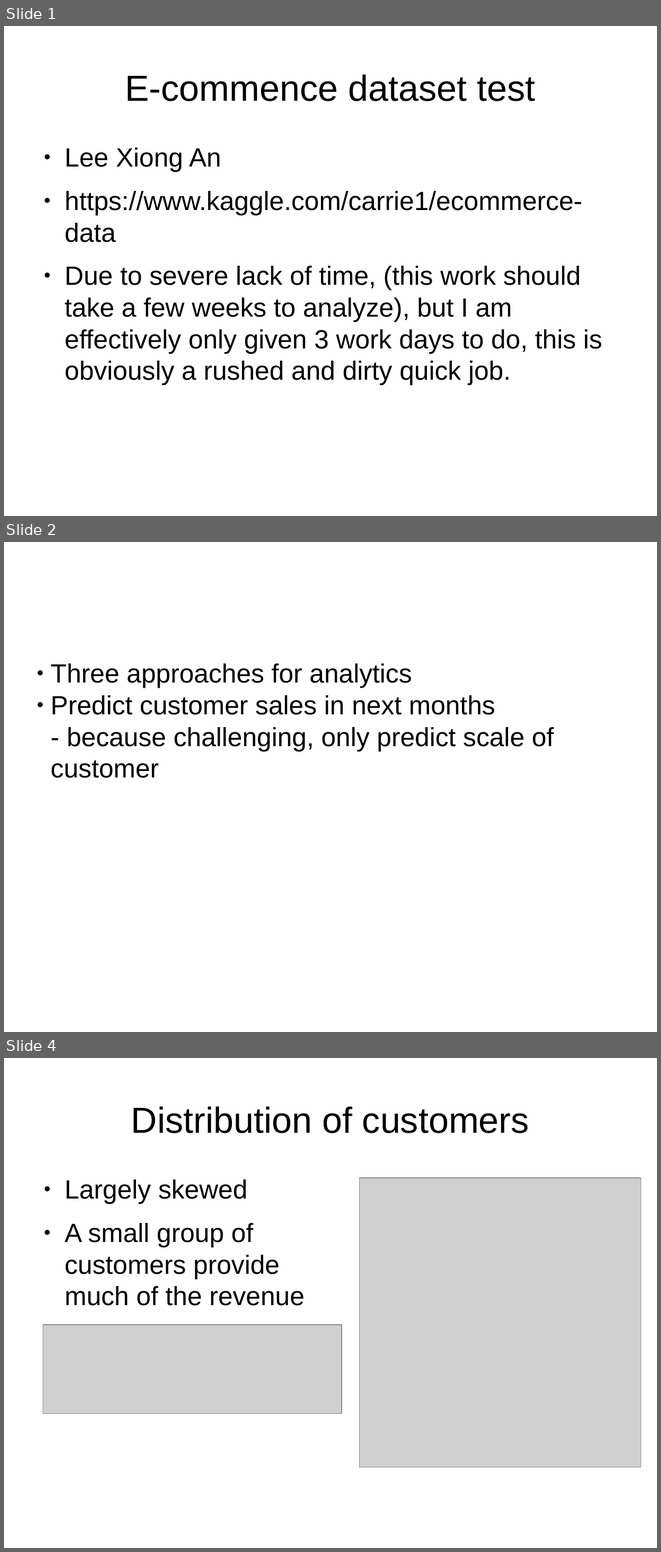
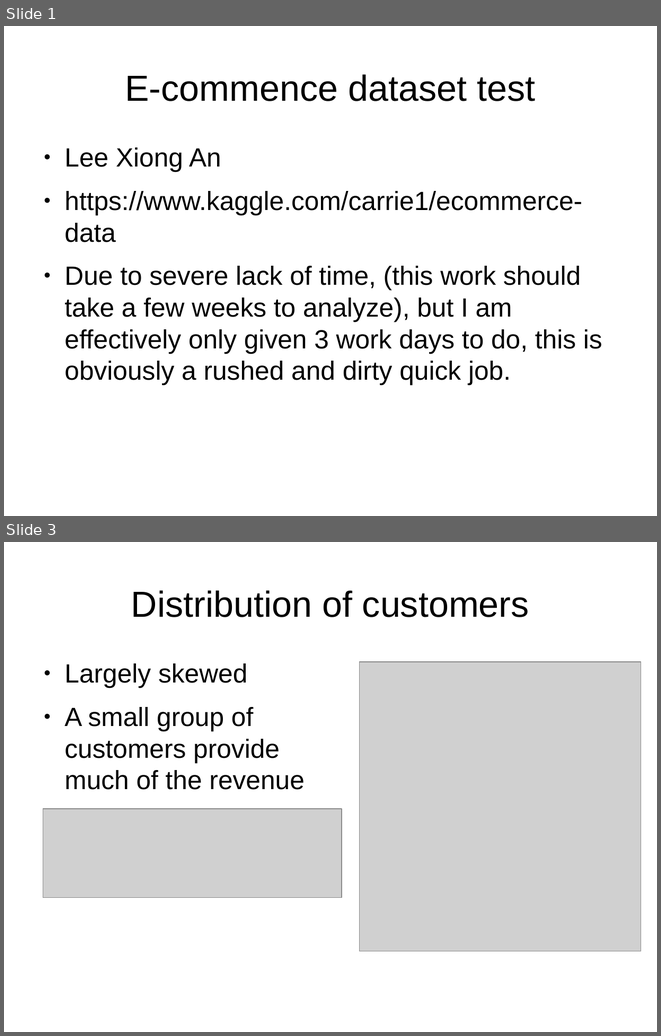
Before and after one commit to leexa90/E-commece-Data-Science, a slide deck: Present.odp. Shown one above the other, each under a label of ours: slides 1, 2 and 4 before the commit, slides 1 and 3 after it; the slides between them are not shown. The pictures are 661x1552 and 661x1036 pixels, drawn with LibreOffice and Linux fonts; fonts in the diff are those of the drawing; grey boxes stand for pictures. Boxes give left, top, right and bottom in pixels: in the first picture for what was removed or moved away, otherwise in the second. Text is boxed around its words. In the diff, an @@ line names an element or a change of style, - is before the commit and + after.

```diff
--- a/Present.odp
+++ b/Present.odp
@@ slide 2 removed at (4,542,657,1032), background #FFFFFF @@
@@ subtitle removed at (51,663,554,778) @@
-● Three approaches for analytics
-● Predict customer sales in next months
-  - because challenging, only predict scale of customer
@@ what was slide 4 is now slide 3 @@
```
Also in this commit, not shown: 3 slides changed, 6 slides added, 3 other slides removed, 2 other files.
